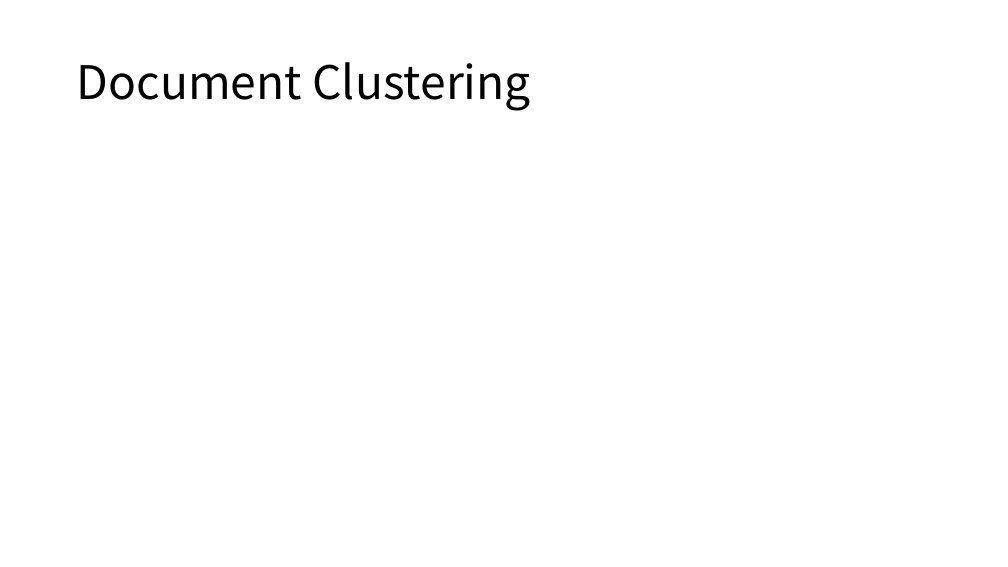
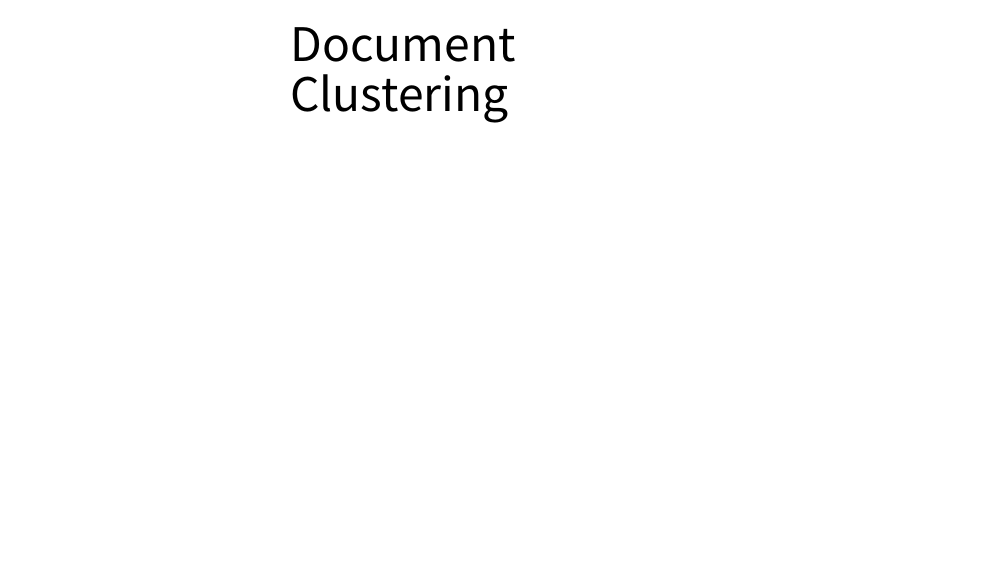
Before and after one commit to JackLuSun/InfoTheory, a slide deck: slide 10 of GroupHomework/Record.pptx (slide 8 before the commit). Drawn at 1008x567 pixels with LibreOffice and Linux fonts; fonts in the diff are those of the drawing; grey boxes stand for pictures. Boxes give left, top, right and bottom in pixels: in the first picture for what was removed or moved away, otherwise in the second. Text is boxed around its words. In the diff, an @@ line names an element or a change of style, - is before the commit and + after.

```diff
--- a/GroupHomework/Record.pptx
+++ b/GroupHomework/Record.pptx
@@ title "Document Clustering" rewrapped from <box>77,62,531,111</box> to <box>290,27,515,123</box> @@
```
Also in this commit, not shown: 3 slides added.
